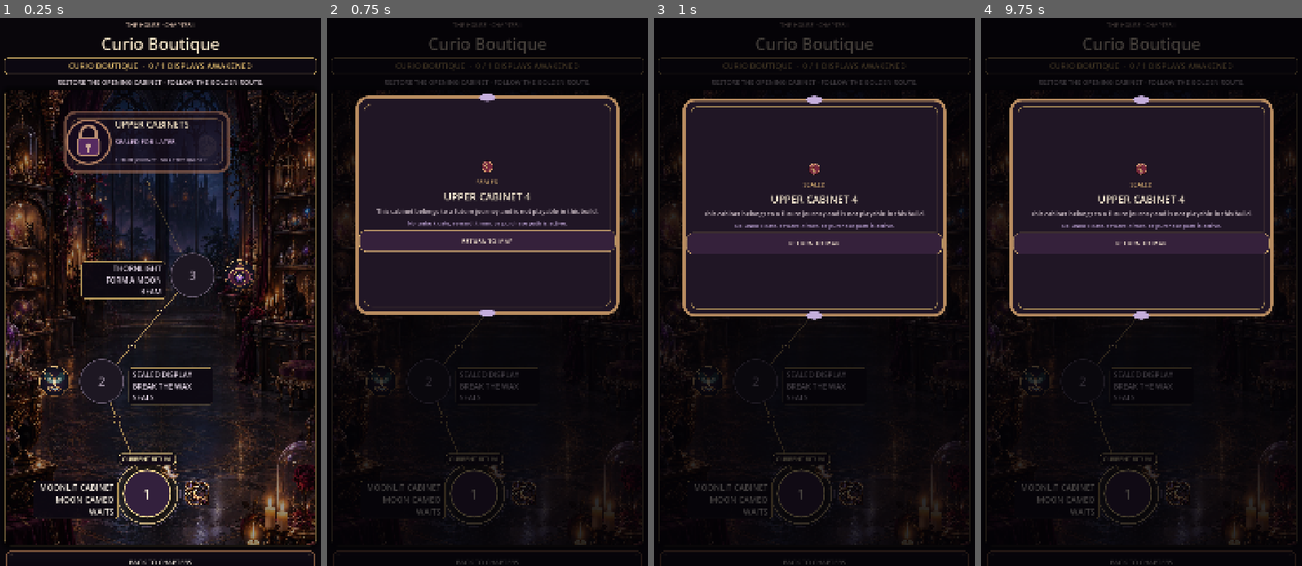
Above: before the commit, frames 1-4 (left to right).
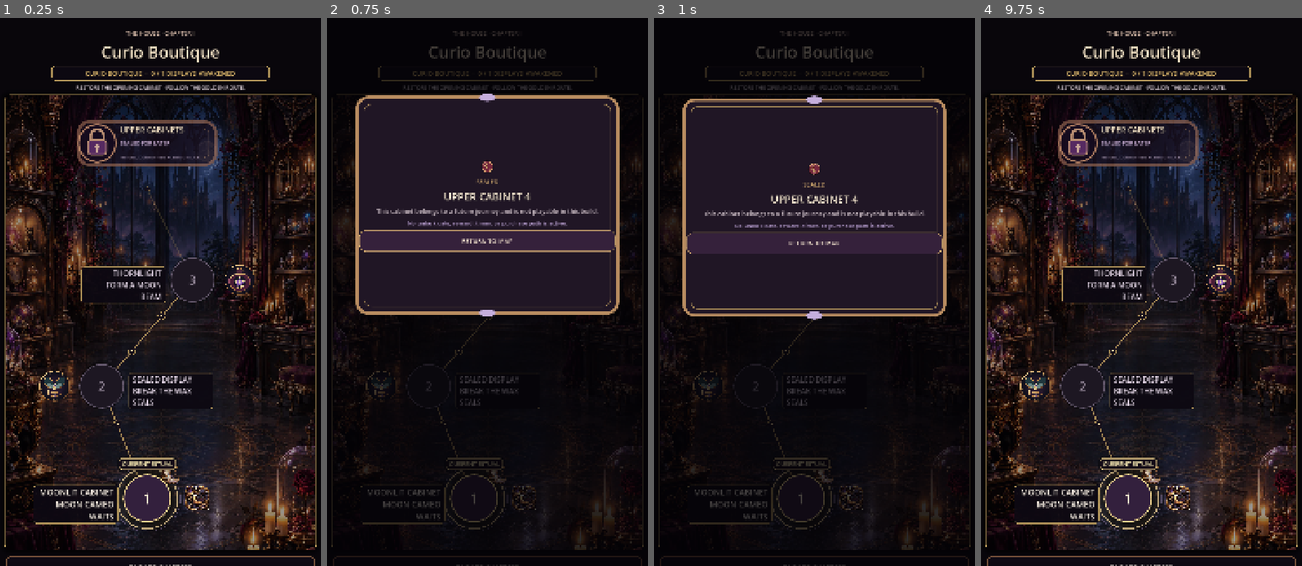
Above: after the commit, the same moments.

Repository: Jay-prodesign/akilta-match3
Game: Godot game, scene res://src/ui/map/chapter_map.tscn
The game is run twice, just before and just after one commit, with the same random seed, the same clock (stepped at 60 frames per second) and the same inputs. This scene is started directly instead of the project's main scene.
Inputs:
- Up to frame 1 (0.25 s): no input
- Up to frame 2 (0.75 s): click "UPPER CABINETS" at 0.5 s
- Up to frame 3 (1 s): no input
- Up to frame 4 (9.75 s): click "1" at 1.25 s; click "2" at 2 s; click "3" at 2.75 s; click "UPPER CABINETS" at 3.5 s; click "1" at 4.25 s; click "2" at 5 s; click "3" at 5.75 s; click "UPPER CABINETS" at 6.5 s; click "1" at 7.25 s; click "2" at 8 s; click "3" at 8.75 s; click "BACK TO CHAPTERS" (after the commit: "RETURN TO MAP") at 9.5 s

The runs differ from the first frame. In frame 1, 25% of the frame differs, in the area x 1-99%, y 0-100%; in frame 2, 4.7%; in frame 3, 4.7%; in frame 4, 39%.

Commit message:
Clear the Chapter Route title from the global resource header

Diff:
--- a/src/ui/map/chapter_map.gd
+++ b/src/ui/map/chapter_map.gd
@@ -82,10 +82,11 @@
 	var title := get_node_or_null("Layout/Title") as Label
 	return {
 		"strong_title": title != null and title.get_theme_font_size("font_size") >= 52,
-		"progress_plate": chapter_progress != null and chapter_progress.get_theme_stylebox("normal") != null and chapter_progress.get_theme_font_size("font_size") >= 26,
-		"concise_route_instruction": intro != null and intro.text.length() <= 72,
+		"progress_plate": chapter_progress != null and chapter_progress.get_theme_stylebox("normal") != null and chapter_progress.get_theme_font_size("font_size") >= 22 and chapter_progress.custom_minimum_size.x >= 700.0 and chapter_progress.custom_minimum_size.x <= 740.0,
+		"concise_route_instruction": intro != null and intro.text.length() <= 72 and intro.get_theme_font_size("font_size") <= 18,
 		"route_world_dominant": route_view != null and route_view.custom_minimum_size.y >= 1400.0,
-		"resource_header_clearance": ($Layout as VBoxContainer).offset_top >= 170.0,
+		"resource_header_clearance": ($Layout as VBoxContainer).offset_top >= 220.0,
+		"future_seal_subordinate": route_view != null and route_view.get_future_seal_button() != null and route_view.get_future_seal_button().size.x <= 520.0 and route_view.get_future_seal_button().size.y <= 200.0,
 	}
 
 
--- a/src/ui/map/chapter_map.tscn
+++ b/src/ui/map/chapter_map.tscn
@@ -82,7 +82,7 @@
 anchor_right = 1.0
 anchor_bottom = 1.0
 offset_left = 24.0
-offset_top = 180.0
+offset_top = 224.0
 offset_right = -24.0
 offset_bottom = -28.0
 theme_override_constants/separation = 10
@@ -106,10 +106,11 @@
 horizontal_alignment = 1
 
 [node name="Progress" type="Label" parent="Layout"]
-custom_minimum_size = Vector2(0, 54)
-layout_mode = 2
+custom_minimum_size = Vector2(720, 48)
+layout_mode = 2
+size_flags_horizontal = 4
 theme_override_colors/font_color = Color(0.851, 0.71, 0.416, 1)
-theme_override_font_sizes/font_size = 27
+theme_override_font_sizes/font_size = 22
 theme_override_styles/normal = SubResource("RouteLabelPlate")
 text = "CURIO BOUTIQUE · 0 / 3 DISPLAYS AWAKENED"
 vertical_alignment = 1
@@ -118,7 +119,7 @@
 [node name="Intro" type="Label" parent="Layout"]
 layout_mode = 2
 theme_override_colors/font_color = Color(0.851, 0.804, 0.835, 1)
-theme_override_font_sizes/font_size = 22
+theme_override_font_sizes/font_size = 18
 text = "RESTORE THE OPENING CABINET · FOLLOW THE GOLDEN ROUTE."
 horizontal_alignment = 1
 autowrap_mode = 2
@@ -158,10 +159,10 @@
 
 [node name="FutureCabinetsSeal" type="Button" parent="Layout/RoutePanel/Scroll/RouteView"]
 layout_mode = 0
-offset_left = 176.0
-offset_top = 48.0
-offset_right = 764.0
-offset_bottom = 292.0
+offset_left = 220.0
+offset_top = 64.0
+offset_right = 720.0
+offset_bottom = 254.0
 focus_mode = 1
 clip_contents = true
 text = ""
@@ -191,7 +192,7 @@
 theme_override_colors/font_color = Color(0.98, 0.91, 0.79, 1)
 theme_override_colors/font_outline_color = Color(0.03, 0.02, 0.04, 0.96)
 theme_override_constants/outline_size = 3
-theme_override_font_sizes/font_size = 30
+theme_override_font_sizes/font_size = 26
 text = "UPPER CABINETS"
 vertical_alignment = 1
 
@@ -205,7 +206,7 @@
 grow_vertical = 2
 mouse_filter = 2
 theme_override_colors/font_color = Color(0.82, 0.71, 0.86, 1)
-theme_override_font_sizes/font_size = 22
+theme_override_font_sizes/font_size = 18
 text = "SEALED FOR LATER"
 vertical_alignment = 1
 
@@ -219,7 +220,7 @@
 grow_vertical = 2
 mouse_filter = 2
 theme_override_colors/font_color = Color(0.69, 0.62, 0.72, 1)
-theme_override_font_sizes/font_size = 16
+theme_override_font_sizes/font_size = 14
 text = "FUTURE JOURNEY · NO ACTIVE UNLOCK"
 vertical_alignment = 1
 
--- a/tests/unit/test_chapter_route_authored_screen.gd
+++ b/tests/unit/test_chapter_route_authored_screen.gd
@@ -19,8 +19,8 @@
 	var progress_label := screen.get_node_or_null("Layout/Progress") as Label
 	var intro := screen.get_node_or_null("Layout/Intro") as Label
 	_expect(title != null and title.get_theme_font_size("font_size") >= 52, "S03 Chapter title must retain mobile-readable hierarchy")
-	_expect(progress_label != null and progress_label.get_theme_font_size("font_size") >= 26, "S03 chapter progress must remain legible")
-	_expect(intro != null and intro.get_theme_font_size("font_size") >= 21, "S03 chapter intro copy must remain legible")
+	_expect(progress_label != null and progress_label.get_theme_font_size("font_size") >= 22, "S03 chapter progress must remain legible at the compact target scale")
+	_expect(intro != null and intro.get_theme_font_size("font_size") >= 18, "S03 chapter intro copy must remain legible while subordinate to the title")
 	var route_world := ScreenArt.texture("chapter_route_curio_boutique")
 	_expect(ScreenArt.path("chapter_route_curio_boutique").ends_with(".webp"), "S03 chapter route world must resolve from authored raster WebP")
 	_expect(route_world != null and route_world.get_width() >= 1080 and route_world.get_height() >= 1500, "S03 chapter route world must meet the locked 1080x1500 ship-region contract")
@@ -34,6 +34,7 @@
 	_expect(bool(visual_contract.get("concise_route_instruction", false)), "S03 route instruction must not become a tiny paragraph")
 	_expect(bool(visual_contract.get("route_world_dominant", false)), "S03 authored route world must remain the dominant visual surface")
 	_expect(bool(visual_contract.get("resource_header_clearance", false)), "S03 title stack must clear the global resource header instead of rendering underneath it")
+	_expect(bool(visual_contract.get("future_seal_subordinate", false)), "S03 future cabinets card must remain subordinate to the live opening route")
 	var route = screen.get_node_or_null("Layout/RoutePanel/Scroll/RouteView")
 	_expect(route != null, "S03 authored RouteView missing")
 	if route == null:
